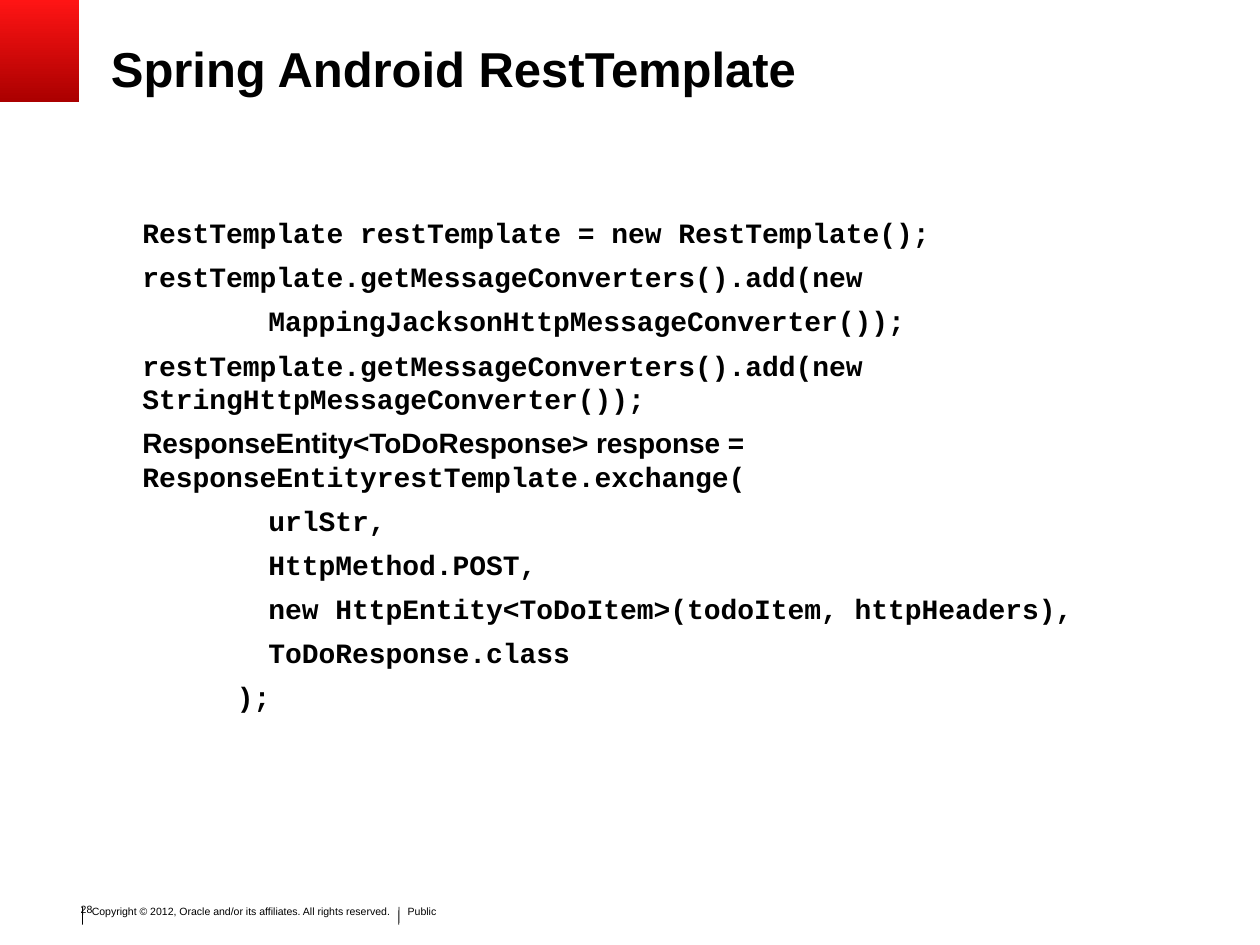
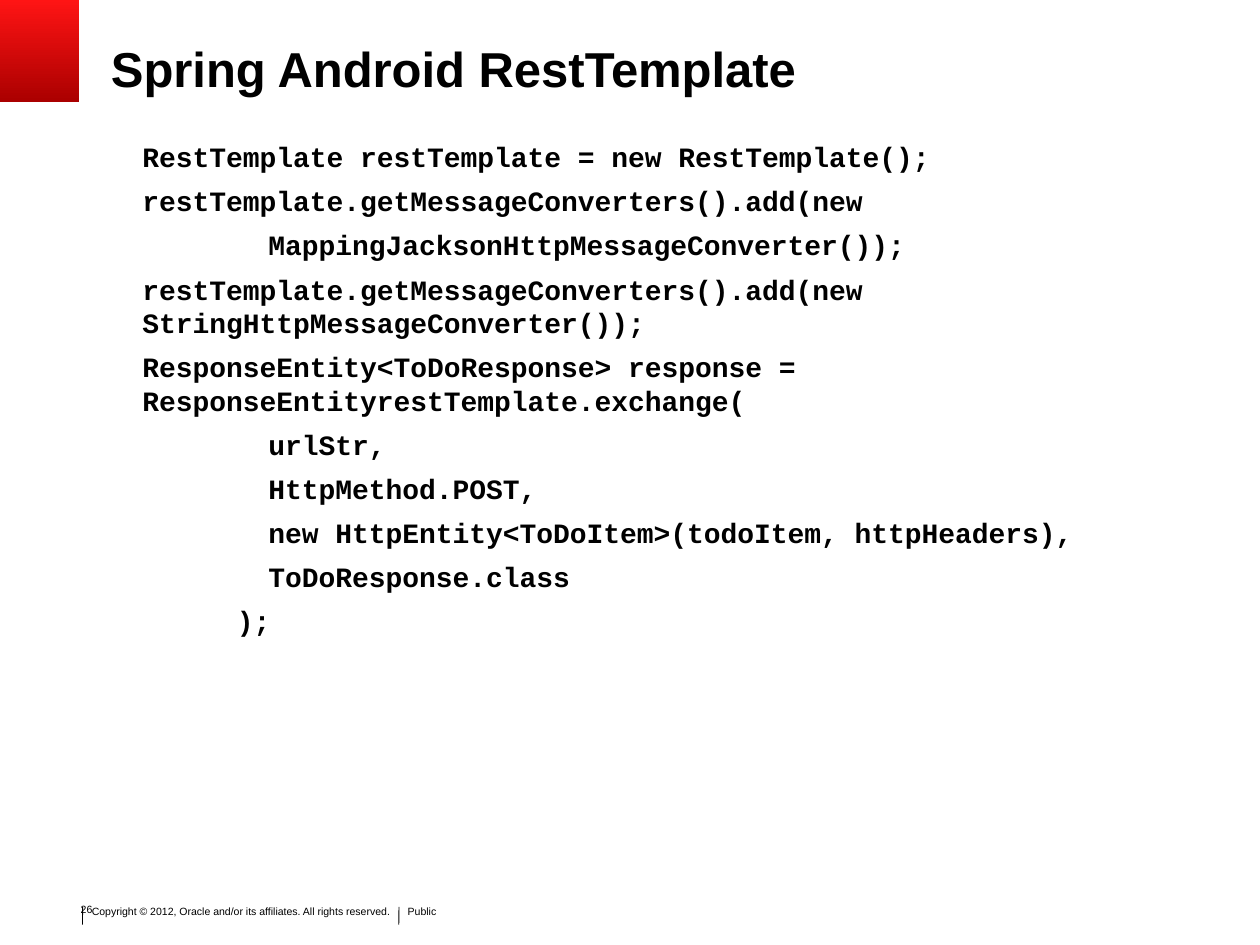
Before and after one commit to SoryBalde/javaee-mobile, a slide deck: slide 26 of javaee_mobile.ppt (slide 28 before the commit). Drawn at 1260x945 pixels with LibreOffice and Linux fonts; fonts in the diff are those of the drawing; background and template pictures are left out. Boxes give left, top, right and bottom in pixels: in the first picture for what was removed or moved away, otherwise in the second. Text is boxed around its words. In the diff, an @@ line names an element or a change of style, - is before the commit and + after.

```diff
--- a/javaee_mobile.ppt
+++ b/javaee_mobile.ppt
@@ text "RestTemplate restTemplate = new RestTemplate();": place and size @@
-text "RestTemplate restTemplate = new RestTemplate();" at <box>142,223,1073,669</box>
+text "RestTemplate restTemplate = new RestTemplate();" at <box>142,147,1073,593</box>
@@ text at <box>142,357,762,417</box>: font Arial to Courier New in "ResponseEntity<ToDoResponse> response =" @@
```
Also in this commit, not shown: 31 other slides changed, 6 slides added, 6 slides removed.
